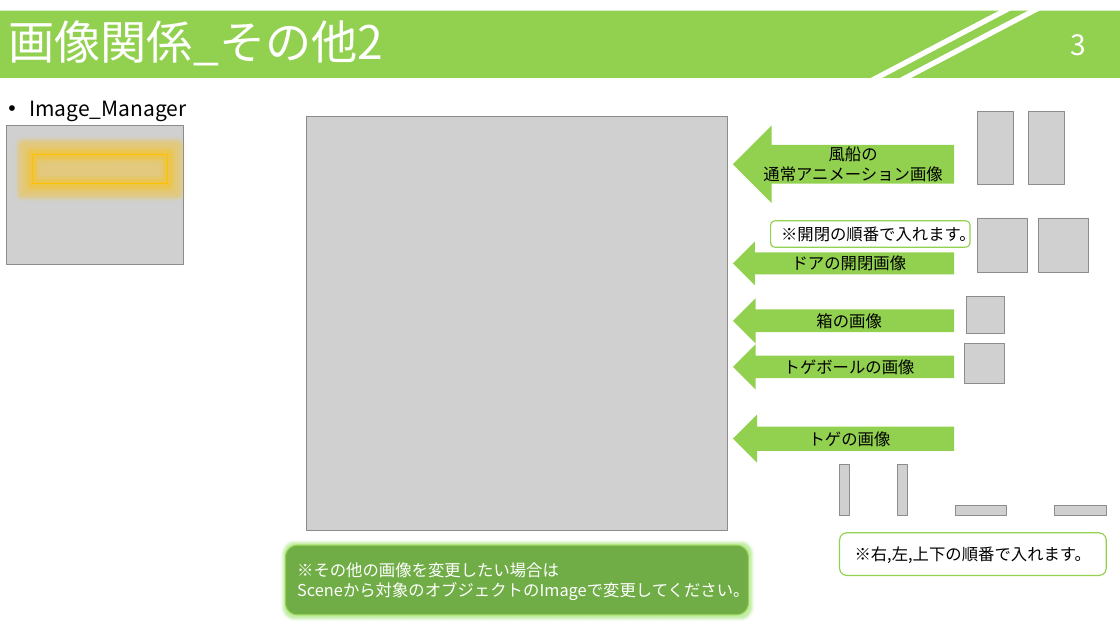
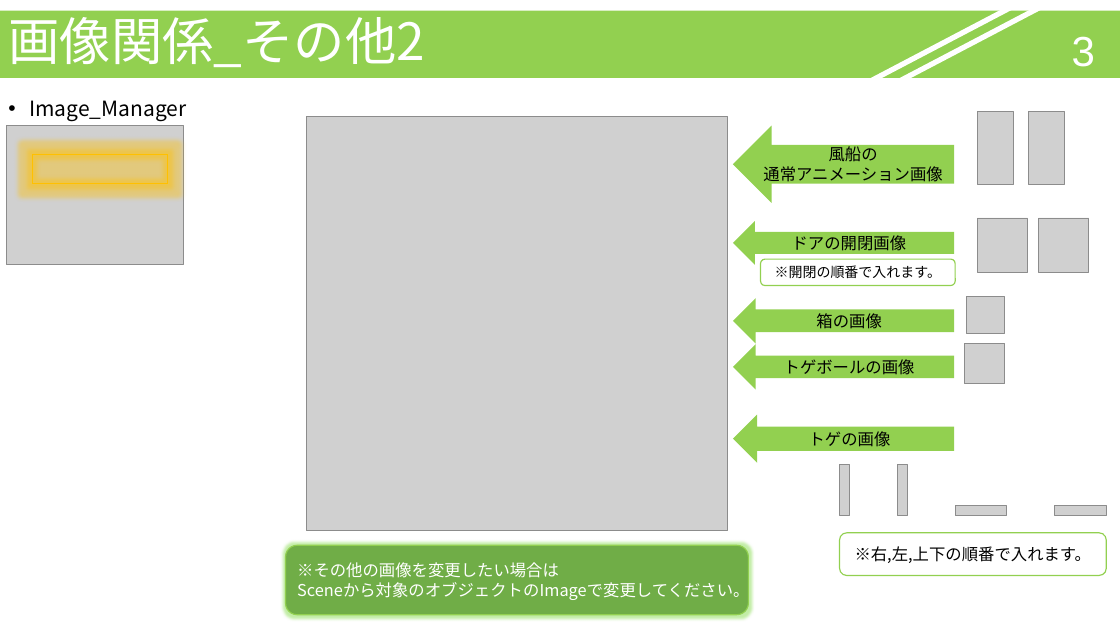
Before and after one commit to MorimotoMizuki/Gravity_Puzzle, a slide deck: slide 3 of 重力パズル_説明書.pptx. Drawn at 1120x630 pixels with LibreOffice and Linux fonts; fonts in the diff are those of the drawing; grey boxes stand for pictures. Boxes give left, top, right and bottom in pixels: in the first picture for what was removed or moved away, otherwise in the second. Text is boxed around its words. In the diff, an @@ line names an element or a change of style, - is before the commit and + after.

```diff
--- a/重力パズル_説明書.pptx
+++ b/重力パズル_説明書.pptx
@@ title "画像関係_その他2" at [0, 11, 1120, 78]: size 39.6 to 44 pt; proportions changed @@
@@ page number at [1072, 36, 1095, 67]: size 24 to 36 pt, font Noto Sans CJK JP to Arial; alignment centre to right @@
@@ left arrow "ドアの開閉画像": place and size @@
-left arrow "ドアの開閉画像" at [734, 242, 954, 286]
+left arrow "ドアの開閉画像" at [734, 221, 954, 265]
@@ rounded rectangle "※開閉の順番で入れます。": place and size @@
-rounded rectangle "※開閉の順番で入れます。" at [770, 221, 970, 247]
+rounded rectangle "※開閉の順番で入れます。" at [760, 259, 955, 285]
@@ rounded rectangle "※開閉の順番で入れます。" at [760, 259, 955, 285]: size 14 to 12 pt @@
```
Also in this commit, not shown: 5 other slides changed, 1 other file.
